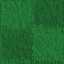
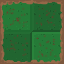
The second 64×64 image is a revision of the first. Changes to its layers:
added layer "Capa de pintura 8" (53%) above "Capa de pintura 7" over box(0, 0, 64, 64)
added layer "Capa de pintura 7" above "Capa de pintura 5" over box(0, 0, 64, 64)
added layer "Capa de pintura 9" above "Capa de pintura 3" over box(0, 0, 64, 64)
hid "Capa de pintura 3", painted on it over box(0, 0, 64, 64)
